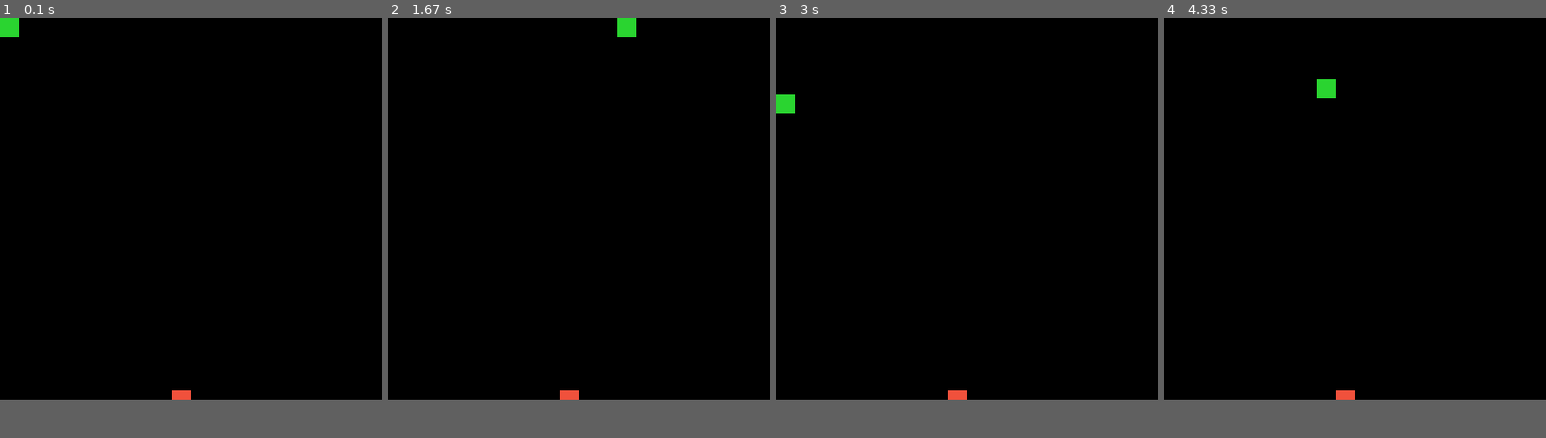
Above: before the commit, frames 1-4 (left to right).
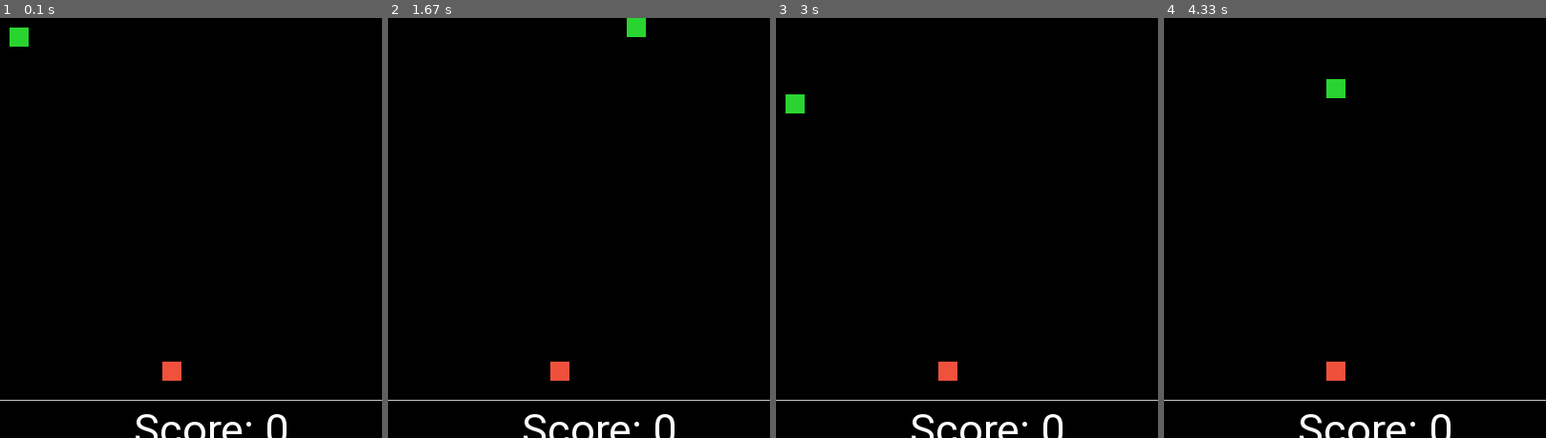
Above: after the commit, the same moments.

Repository: theshubhagrwl/snake-pygame
Game: pygame game, started from game.py
Same seed, same stepped clock (60 frames per second), same inputs: the game is played once before the commit and once after it.
Inputs:
- Up to frame 1 (0.1 s): no input
- Up to frame 2 (1.67 s): hold Right 0.33-0.8 s; hold Up 0.83-1.13 s; hold Right 1.17-1.63 s
- Up to frame 3 (3 s): hold Left 1.67-2.2 s; hold Down 2.23-2.53 s; hold Left 2.57-2.97 s
- Up to frame 4 (4.33 s): hold Up 3-3.37 s; hold Right 3.4-4.03 s; hold Down from 4.07 s (still down)
In our replay, the window is 400x400 before the commit and 400x440 after it. These sizes can differ from the game's own. Grey fills any space a smaller window leaves; there, only what the larger window draws over its background counts as a difference.

The runs differ from the first frame. In frame 1, 1.6% of the frame differs, in the area x 0-100%, y 0-100%; in frame 2, 1.5%; in frame 3, 1.5%; in frame 4, 1.5%.

Commit message:
added score feature & game over info

Diff:
--- a/game.py
+++ b/game.py
@@ -9,26 +9,30 @@
 WINDOW_HEIGHT = 400
 WINDOW_WIDTH = 400
 BLOCKSIZE = 20
+SCORESIZE = 50
 
 
 def main():
     global SCREEN, CLOCK
     pygame.init()
-    SCREEN = pygame.display.set_mode((WINDOW_HEIGHT, WINDOW_WIDTH))
+    SCREEN = pygame.display.set_mode((WINDOW_WIDTH, WINDOW_HEIGHT + 40))
     CLOCK = pygame.time.Clock()
     pygame.display.set_caption("Snake Game")
     SCREEN.fill(BLACK)
 
-    x = 0
-    y = 0
+    x = 10
+    y = 10
     velocity = 4
     x_change = 0
     y_change = 0
     snake_length = 1
     snake_list = []
+    score_x = 0
+    score_y = WINDOW_HEIGHT
+    score = 0
 
-    food_y = round(random.randrange(20, WINDOW_HEIGHT-velocity, 10))
-    food_x = round(random.randrange(20, WINDOW_WIDTH-velocity, 10))
+    food_y = round(random.randrange(20, WINDOW_HEIGHT-30, 10))
+    food_x = round(random.randrange(20, WINDOW_WIDTH-30, 10))
 
     while True:
         # drawGrid()
@@ -57,20 +61,24 @@
         # Check for boundary condition
         if x < 0:
             x = 0
-        elif x >= WINDOW_WIDTH-10:
+            print("Game over")
+        elif y < 0:
+            y = 0
+            print("Game over")
+        elif x >= WINDOW_WIDTH-20:
             x = WINDOW_WIDTH-BLOCKSIZE
-        if y < 0:
-            y = 0
-        elif y >= WINDOW_HEIGHT-10:
+            print("go")
+        elif y >= WINDOW_HEIGHT-20:
             y = WINDOW_HEIGHT-BLOCKSIZE
+            print("GO")
 
         # Collision
-        if x > food_x and x < food_x + BLOCKSIZE or x+BLOCKSIZE > food_x and x + BLOCKSIZE < food_x + BLOCKSIZE:
-            if y > food_y and y < food_y + BLOCKSIZE or y+BLOCKSIZE > food_y and y + BLOCKSIZE < food_y + BLOCKSIZE:
-                food_y = round(random.randrange(
-                    20, WINDOW_HEIGHT-velocity, 10))
-                food_x = round(random.randrange(20, WINDOW_WIDTH-velocity, 10))
+        if x >= food_x and x < food_x + BLOCKSIZE or x+BLOCKSIZE >= food_x and x + BLOCKSIZE < food_x + BLOCKSIZE:
+            if y >= food_y and y < food_y + BLOCKSIZE or y+BLOCKSIZE >= food_y and y + BLOCKSIZE < food_y + BLOCKSIZE:
+                food_y = round(random.randrange(20, WINDOW_HEIGHT-30, 10))
+                food_x = round(random.randrange(20, WINDOW_WIDTH-30, 10))
                 snake_length += 1
+                score += 1
 
         snake_head = []
         snake_head.append(x)
@@ -79,14 +87,26 @@
 
         if len(snake_list) > snake_length:
             del snake_list[0]
-        if snake_list[-1] == snake_head:
-            print("game over")
 
+        for snake_element in snake_list[:-1]:
+            if snake_element == snake_head:
+                print("game ober")
+
+        showScore(score, score_x, score_y)
         snake(snake_list)
         food(food_x, food_y)
         pygame.display.update()
         SCREEN.fill(BLACK)
         CLOCK.tick(60)
+
+
+def showScore(score, score_x, score_y):
+    pygame.draw.line(SCREEN, WHITE, (WINDOW_WIDTH,
+                                     WINDOW_HEIGHT), (0, WINDOW_HEIGHT))
+    score_font = pygame.font.SysFont("roboto", SCORESIZE-5)
+    score_text = score_font.render(
+        "Score: " + str(score), True, (255, 255, 255))
+    SCREEN.blit(score_text, ((WINDOW_WIDTH-120)//2, score_y + 5))
 
 
 def food(food_x, food_y):
@@ -98,9 +118,6 @@
 def snake(snake_list):
     for i in snake_list:
         pygame.draw.rect(SCREEN, GREEN, (i[0], i[1], BLOCKSIZE, BLOCKSIZE))
-    # head_rect = pygame.Rect(x, y, BLOCKSIZE, BLOCKSIZE)
-
-    # pygame.draw.rect(SCREEN, GREEN, head_rect)
 
 
 # def drawGrid():
